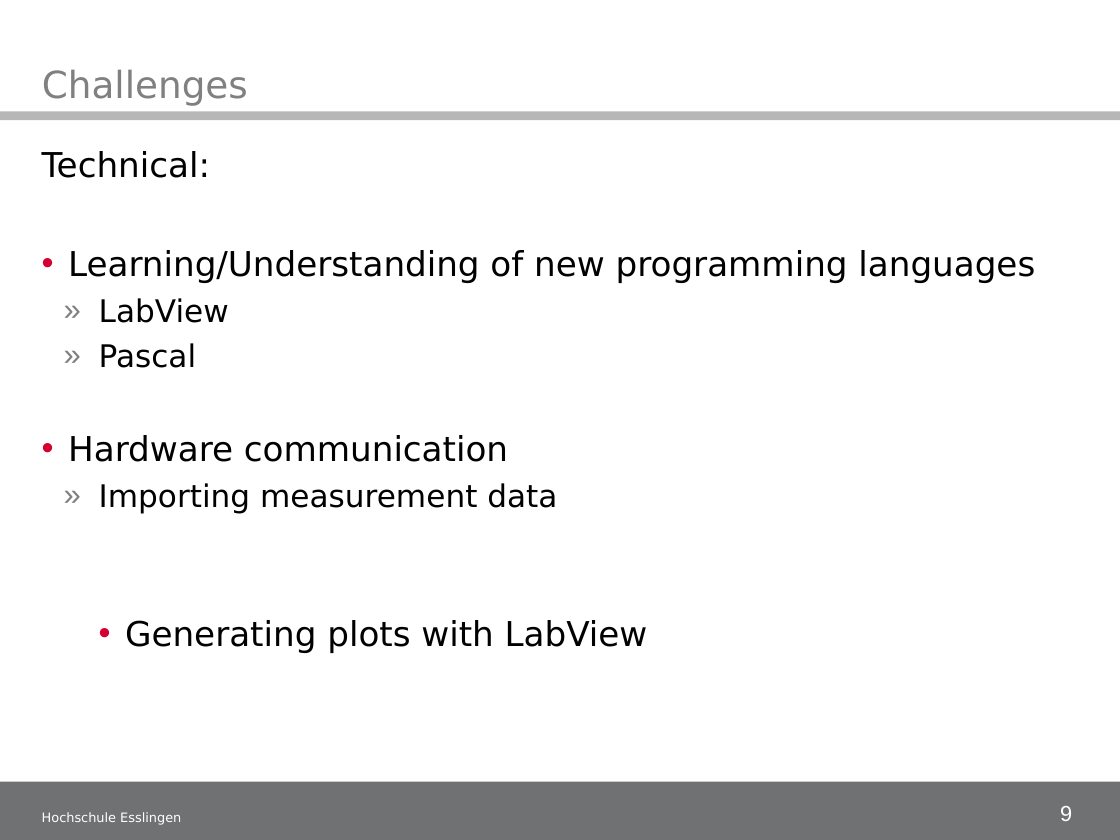
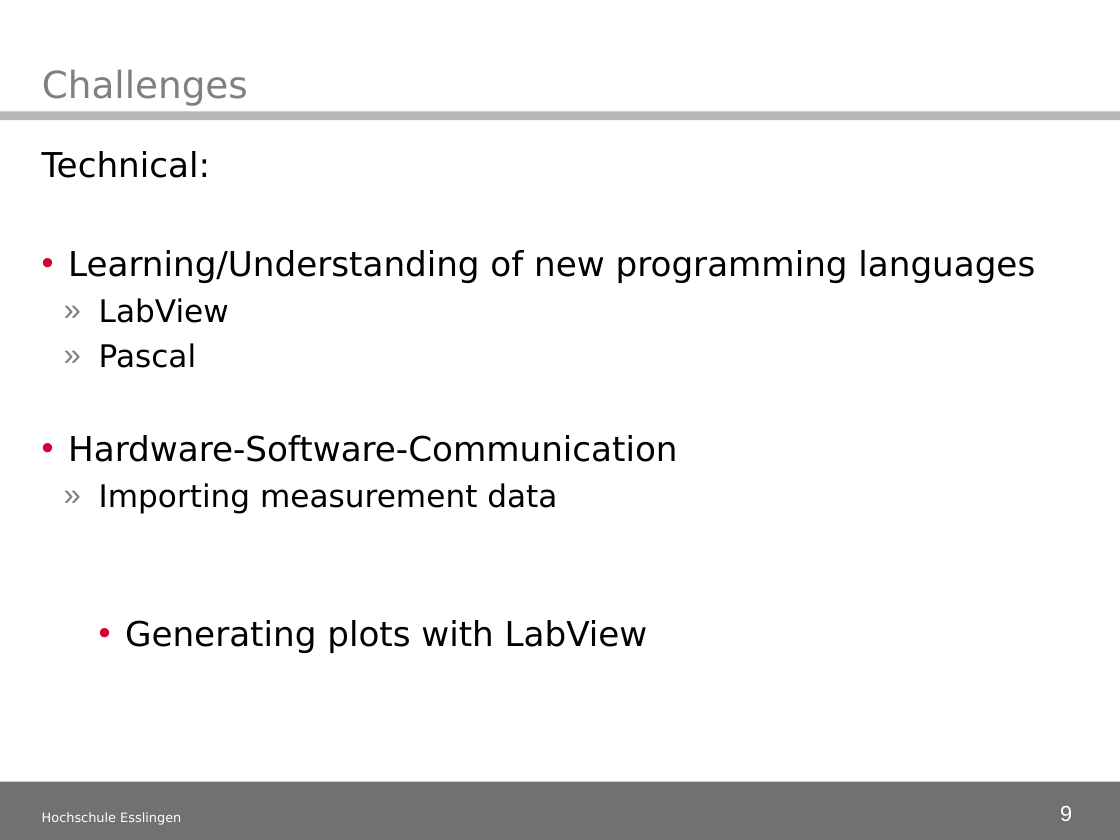
Before and after one commit to illogicdev/magneto, a slide deck: slide 9 of doku/50_Midtermpresentation/Midterm presentation_1.ppt. Drawn at 1120x840 pixels with LibreOffice and Linux fonts; fonts in the diff are those of the drawing; background and template pictures are left out. Boxes give left, top, right and bottom in pixels: in the first picture for what was removed or moved away, otherwise in the second. Text is boxed around its words. In the diff, an @@ line names an element or a change of style, - is before the commit and + after.

```diff
--- a/doku/50_Midtermpresentation/Midterm presentation_1.ppt
+++ b/doku/50_Midtermpresentation/Midterm presentation_1.ppt
@@ text at (68, 435, 677, 462): text changed @@
-• Hardware communication
+• Hardware-Software-Communication
```
Also in this commit, not shown: 4 other slides changed.
